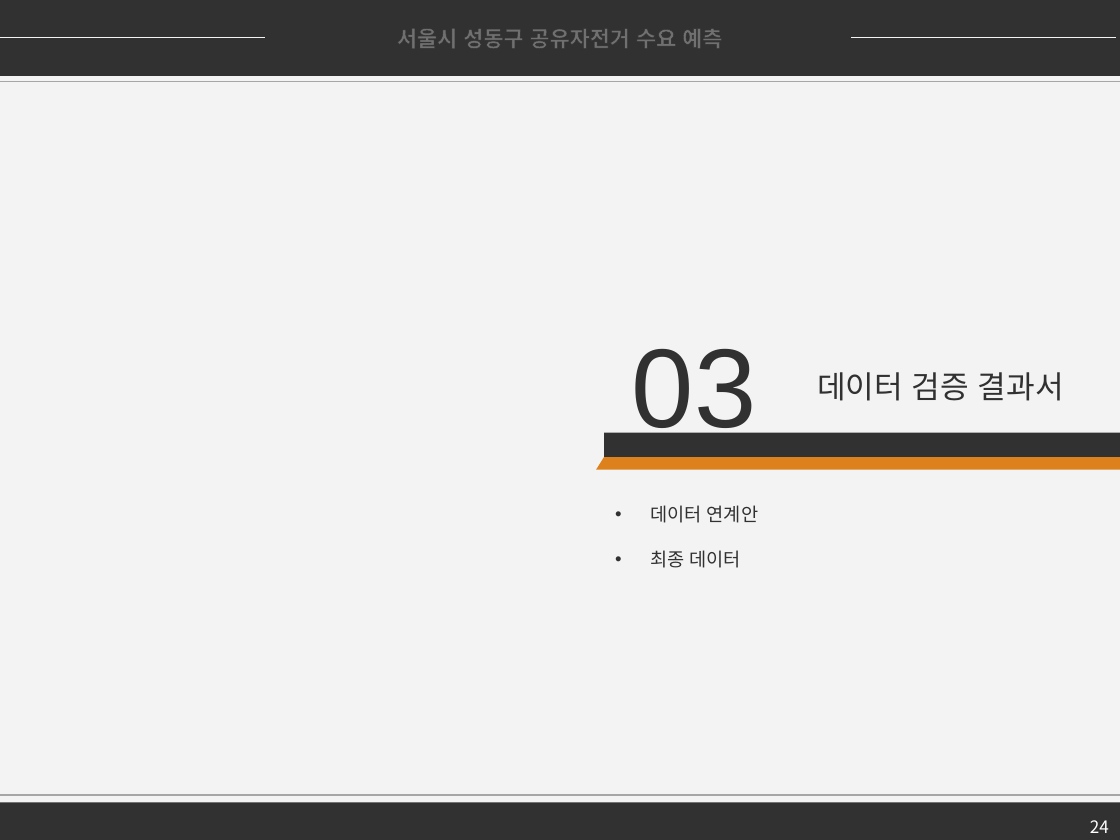
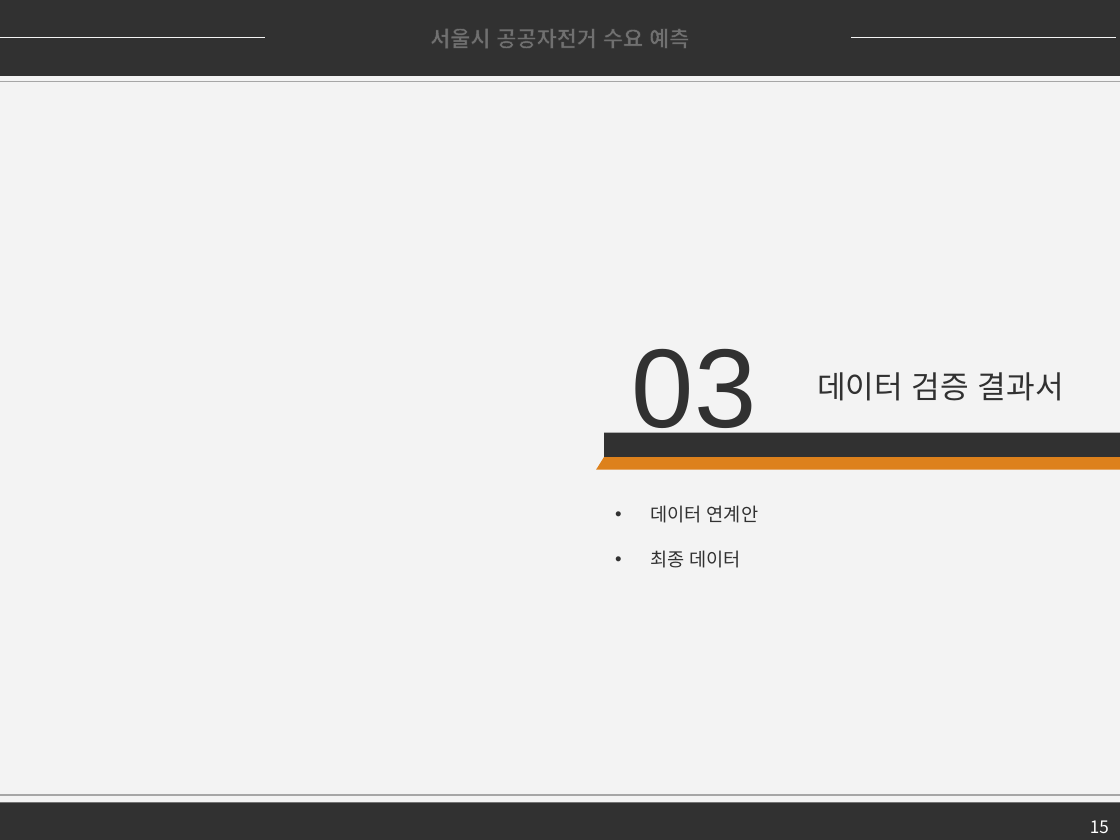
Before and after one commit to firstock/proj_sponge_bicycle, a slide deck: slide 15 of 서울시 공유자전거 수요 예측.pptx (slide 24 before the commit). Drawn at 1120x840 pixels with LibreOffice and Linux fonts; fonts in the diff are those of the drawing. Boxes give left, top, right and bottom in pixels: in the first picture for what was removed or moved away, otherwise in the second. Text is boxed around its words. In the diff, an @@ line names an element or a change of style, - is before the commit and + after.

```diff
--- a/서울시 공유자전거 수요 예측.pptx
+++ b/서울시 공유자전거 수요 예측.pptx
@@ text in rectangle at [430,29,689,48]: text changed @@
-서울시 성동구 공유자전거 수요 예측
+서울시 공공자전거 수요 예측
@@ page number at [1090,820,1109,833]: text changed @@
-24
+15
```
Also in this commit, not shown: 11 other slides changed, 9 slides removed.
